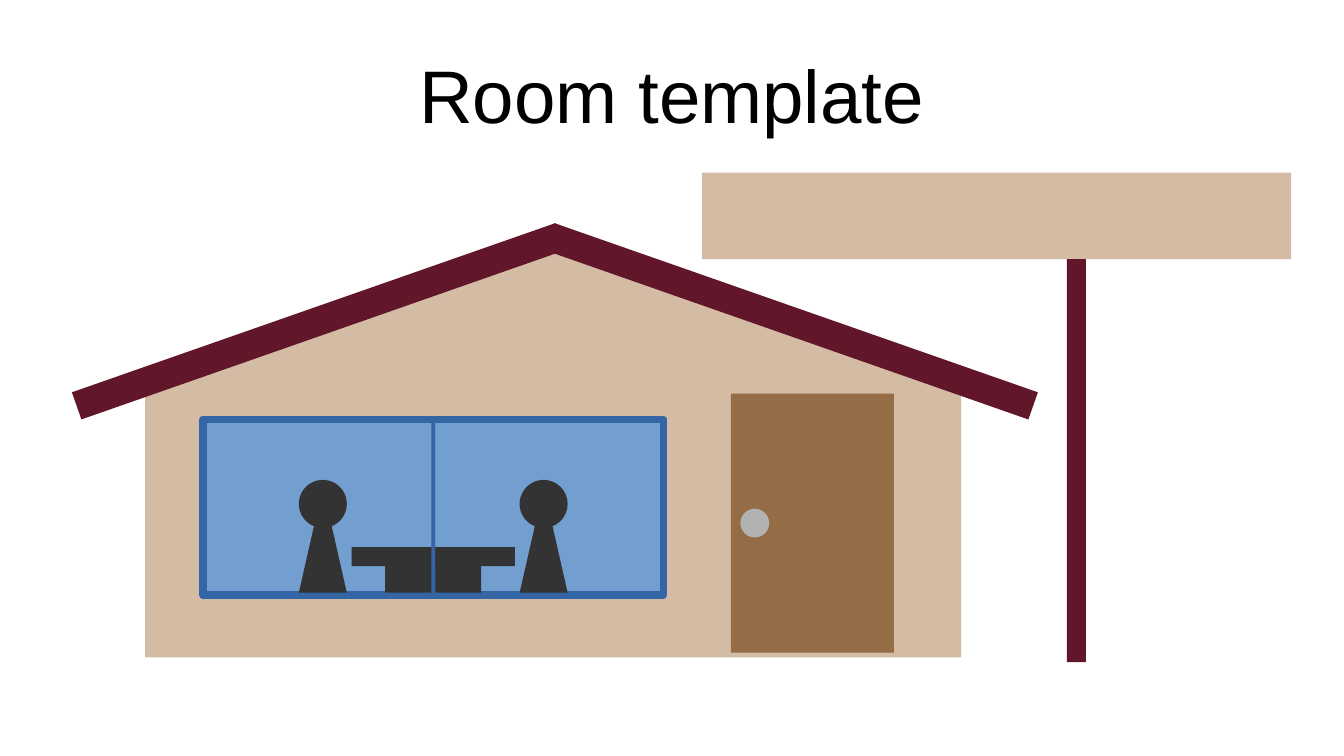
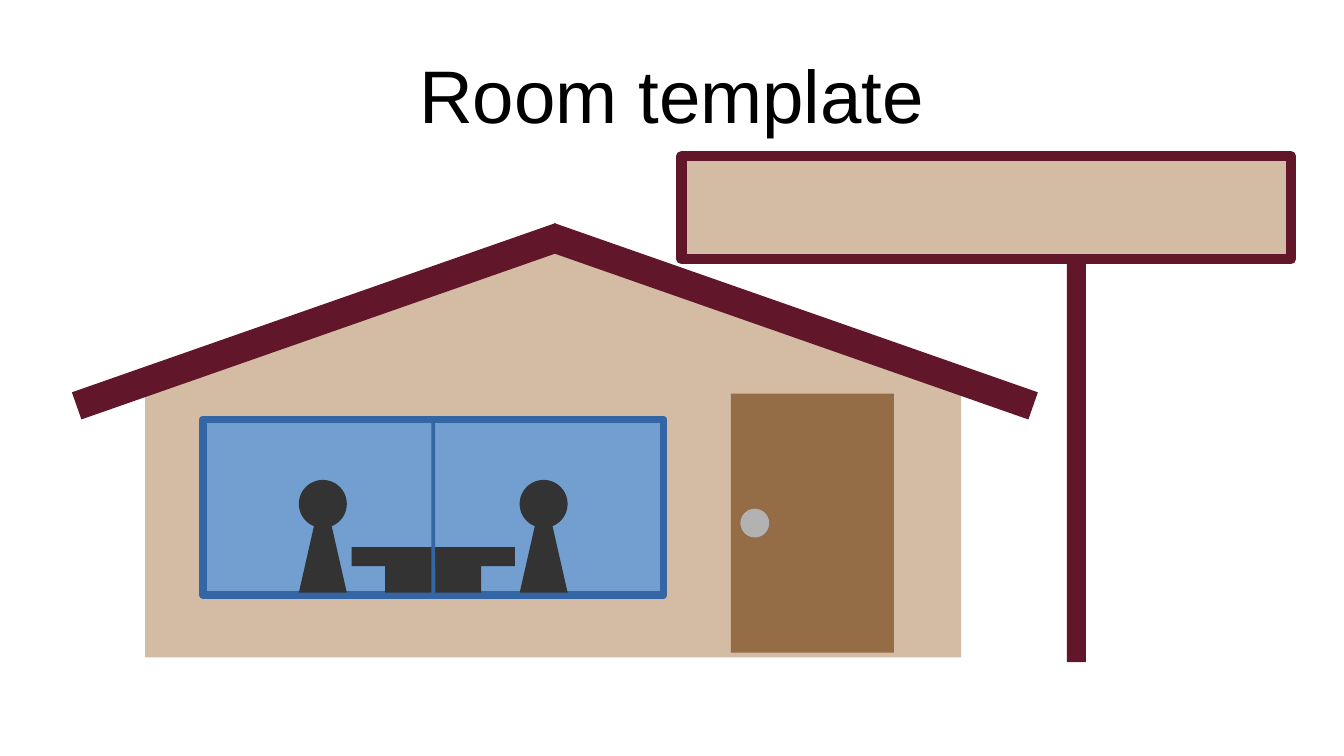
Before and after one commit to kusa-mochi/flexible-reversi, a slide deck: slide 1 of docs/images.odp. Drawn at 1344x756 pixels with LibreOffice and Linux fonts; fonts in the diff are those of the drawing. Boxes give left, top, right and bottom in pixels: in the first picture for what was removed or moved away, otherwise in the second. Text is boxed around its words. In the diff, an @@ line names an element or a change of style, - is before the commit and + after.

Commit message:
update room image edit file.

```diff
--- a/docs/images.odp
+++ b/docs/images.odp
@@ rectangle: place and size @@
-rectangle at [702, 173, 1292, 260]
+rectangle at [682, 156, 1292, 259]
@@ rectangle at [682, 156, 1292, 259]: outline none to #611729 6.01 pt @@
```
Also in this commit, not shown: 10 other slides changed.
